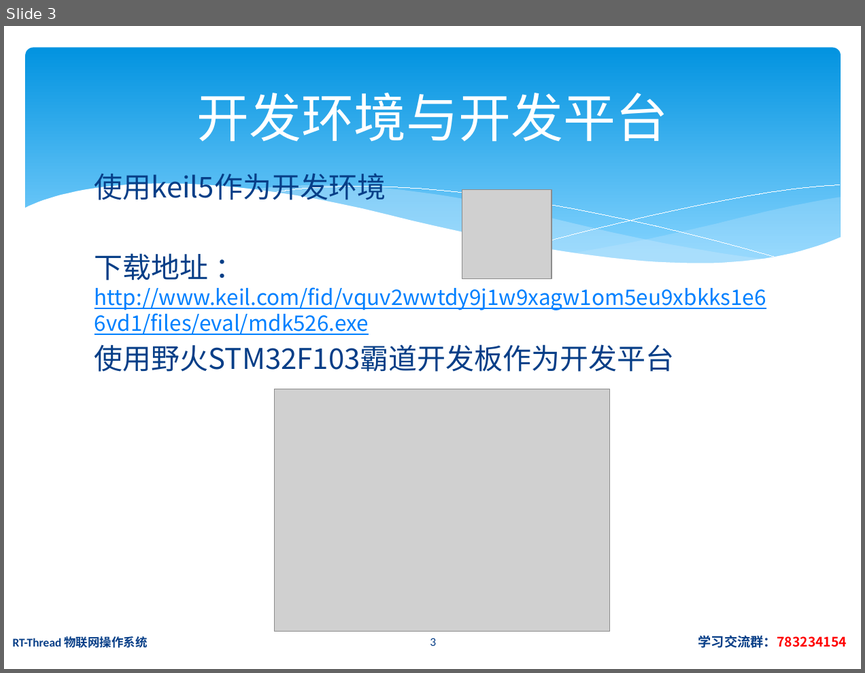
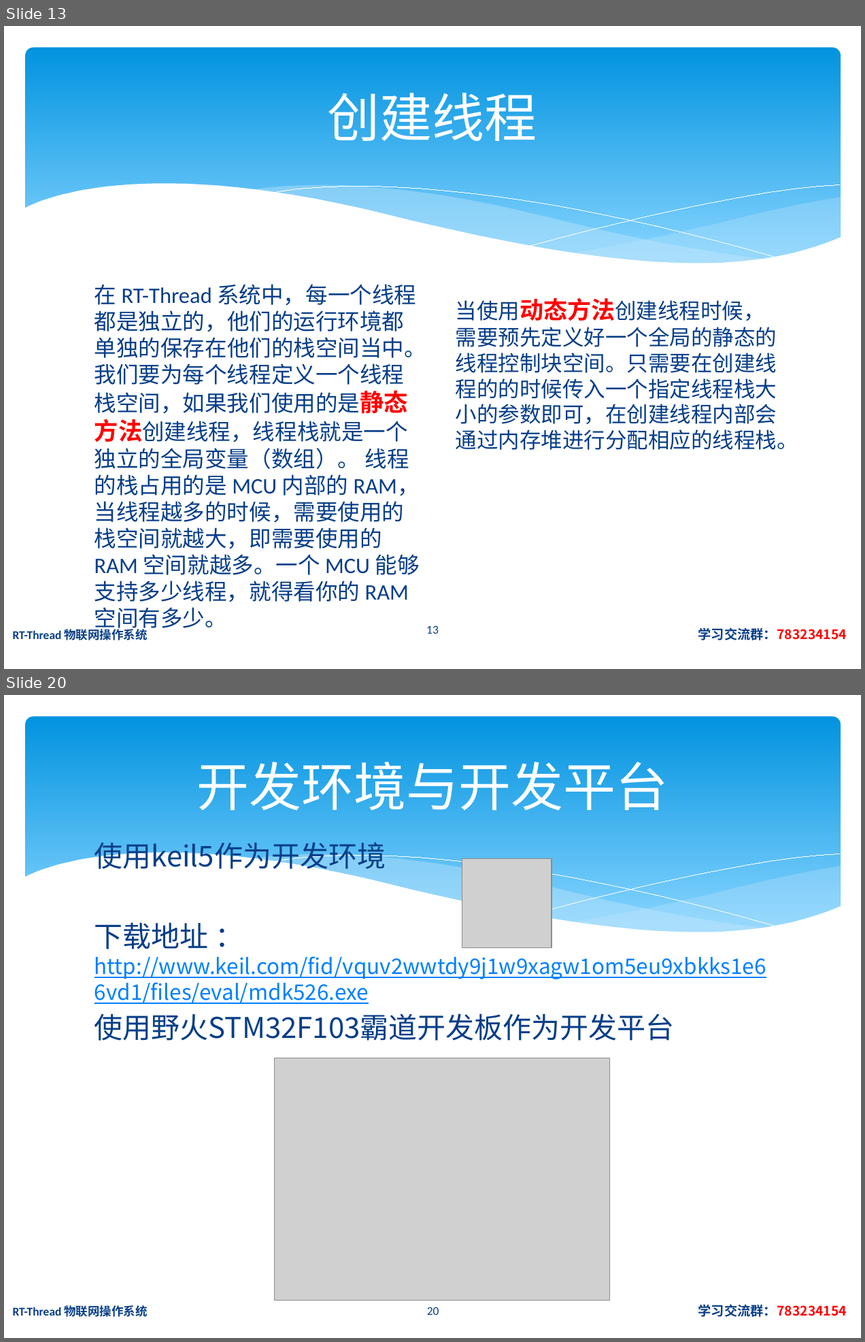
Before and after one commit to jiejieTop/RT_Thread_PPT, a slide deck: PPT/rt-thread 02.pptx. Shown one above the other, each under a label of ours: slide 3 before the commit, slides 13 and 20 after it; the slides between them are not shown. The pictures are 865x673 and 865x1342 pixels, drawn with LibreOffice and Linux fonts; fonts in the diff are those of the drawing; grey boxes stand for pictures. Boxes give left, top, right and bottom in pixels: in the first picture for what was removed or moved away, otherwise in the second. Text is boxed around its words. In the diff, an @@ line names an element or a change of style, - is before the commit and + after.

```diff
--- a/PPT/rt-thread 02.pptx
+++ b/PPT/rt-thread 02.pptx
@@ slide 13 added at [4, 26, 861, 669], background #FFFFFF; not listed: 6 template elements that a slide beside it also shows @@
@@ title added at [328, 93, 537, 141], 44 pt, text #FFFFFF @@
+创建线程
@@ text added at [94, 284, 426, 602], 18.6 pt, text #073E87 @@
+在 RT-Thread 系统中，每一个线程都是独立的，他们的运行环境都单独的保存在他们的栈空间当中。我们要为每个线程定义一个线程栈空间，如果我们使用的是静态方法创建线程，线程栈就是一个独立的全局变量（数组）。 线程的栈占用的是 MCU 内部的 RAM，当线程越多的时候，需要使用的栈空间就越大，即需要使用的RAM 空间就越多。一个 MCU 能够支持多少线程，就得看你的 RAM 空间有多少。
@@ text added at [456, 298, 798, 450], 18 pt, text #073E87 @@
+当使用动态方法创建线程时候，需要预先定义好一个全局的静态的线程控制块空间。只需要在创建线程的的时候传入一个指定线程栈大小的参数即可，在创建线程内部会通过内存堆进行分配相应的线程栈。
@@ text added at [13, 626, 847, 640], 10 pt, text #073E87, bold @@
+RT-Thread 物联网操作系统 学习交流群：783234154
@@ page number added at [426, 625, 439, 633], 10 pt, text #073E87 @@
+13
@@ what was slide 3 is now slide 20 @@
@@ page number at [427, 1306, 439, 1314]: text changed @@
-3
+20
```
Also in this commit, not shown: 1 slide changed, 16 other slides added, 3 other files.
